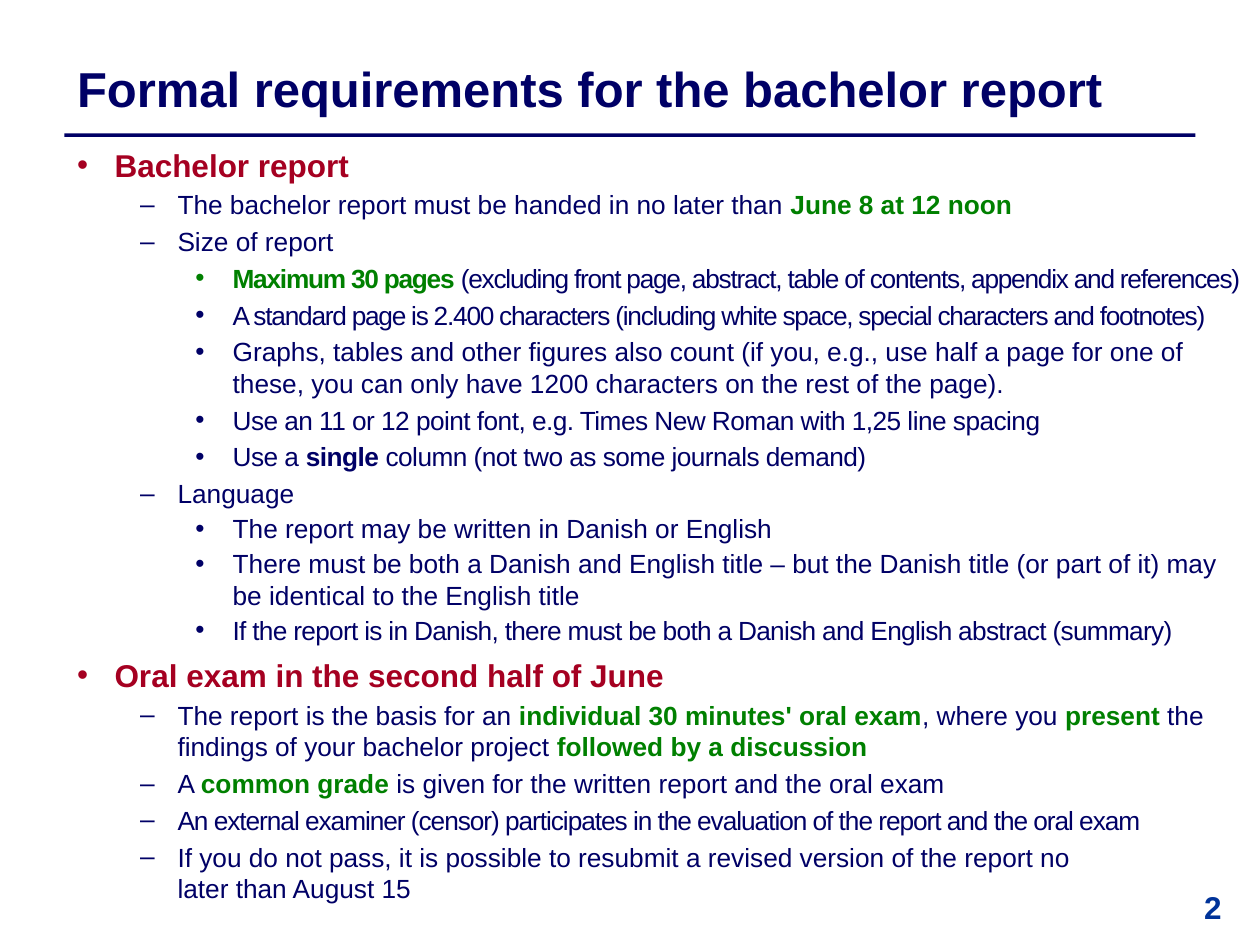
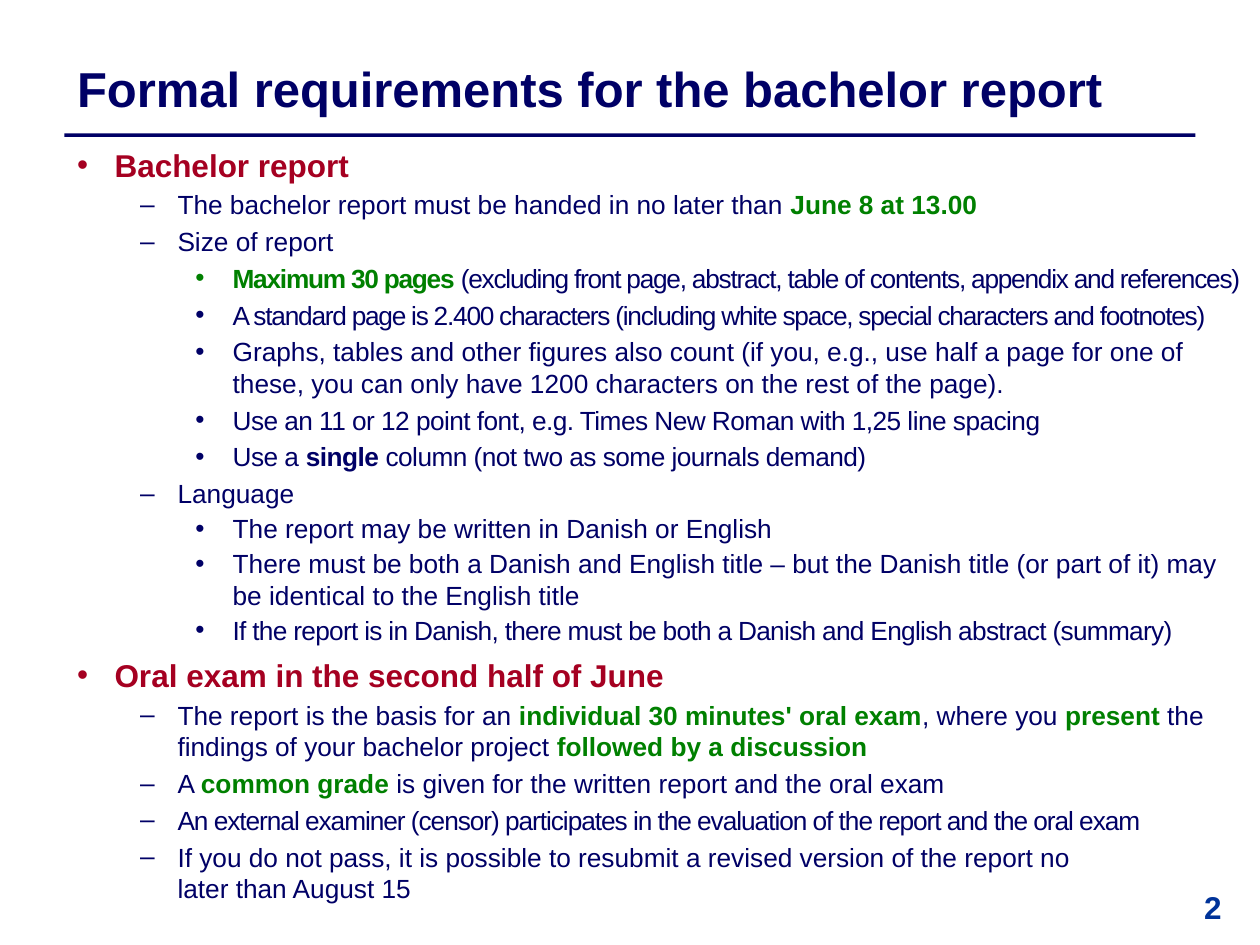
Before and after one commit to IntProgAU/Materiale, a slide deck: slide 2 of web/b23/2 Academic Writing.pptx. Drawn at 1260x945 pixels with LibreOffice and Linux fonts; fonts in the diff are those of the drawing. Boxes give left, top, right and bottom in pixels: in the first picture for what was removed or moved away, otherwise in the second. Text is boxed around its words. In the diff, an @@ line names an element or a change of style, - is before the commit and + after.

```diff
--- a/web/b23/2 Academic Writing.pptx
+++ b/web/b23/2 Academic Writing.pptx
@@ text at (178,195,977,220): text changed @@
-  – The bachelor report must be handed in no later than June 8 at 12 noon
+  – The bachelor report must be handed in no later than June 8 at 13.00
```
Also in this commit, not shown: 2 other slides changed.
